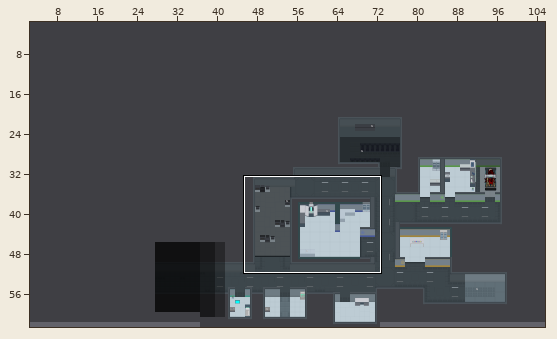
One commit to this Tiled map: Game DeV I Proj/Project The Elect/Content/texture/10_map/01_tile/OperationCenterVI.tmx. The picture above shows the old version from afar; the outline marks the close-up.
Close-up. Earlier state:
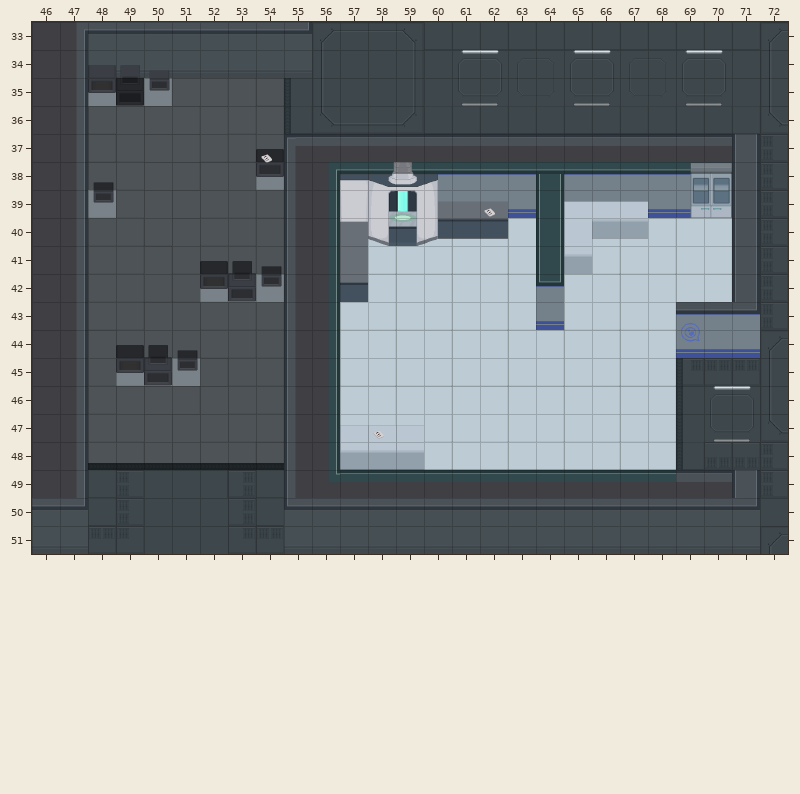
Cells are 64x64 px. Shown: x 46..72, y 33..51. The commit also changed other parts of the map, which this record leaves out. Tiles whose own drawing changed are shown in their newer look in all pictures. Layer "furniture" is drawn 0,-29 px off the grid. Layer "wall_lower" is drawn 0,-36 px off the grid.
And afterwards:
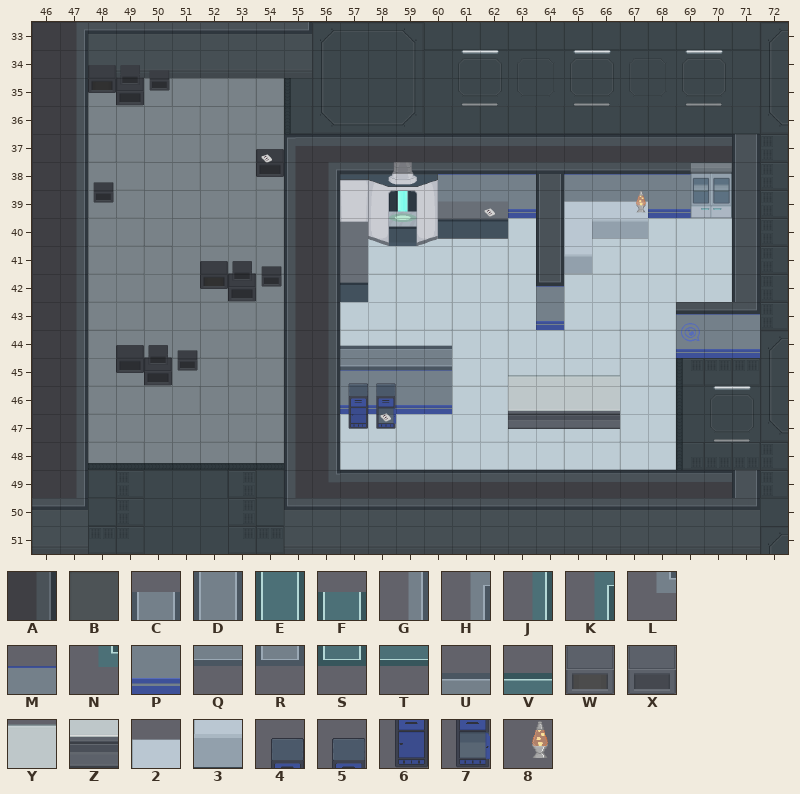
Key: from "00_00_light": A 0, B 5; from "00_00_wall": C 20, D 21, E 24, F 25, G 30, H 32, J 34, K 36, L 62, M 68, N 74, P 78, Q 80, R 81, S 83, T 84, U 90, V 94; from "01_00_furniture": W 4, X 5, Y 21, Z 31, 2 44, 3 64, 4 80, 5 81, 6 90, 7 91; from "ani_01_prop": 8 0.
_ is an empty cell, . an unchanged one.
See-through tiles are keyed as they look on the map.
Changes in this commit:
layer "data6" offset -1,21 -> 16,-18 px
--- layer "background"
@@ x 57..60 @@
-45 ____
-46 ____
+45 MMMM
+46 PPPP
--- layer "wall_lower"
@@ x 57..68 @@
-49 VVVVVVVVVVVV
+49 UUUUUUUUUUUU
--- layer "wall_upper"
@@ x 57..69 @@
-38 TTTTTTTTTTTTT
+38 QQQQQQQQQQQQQ
@@ x 64..64 @@
-42 S
+42 R
@@ x 57..60 @@
-44 ____
-45 ____
+44 UUUU
+45 QQQQ
--- layer "wall_side"
@@ x 56..64 @@
-38 K.......F
-39 J.......E
-40 J.......E
-41 J.......E
-42 J........
-43 J........
-44 J........
-45 J........
-46 J........
-47 J........
-48 J........
-49 N........
+38 H.......C
+39 G.......D
+40 G.......D
+41 G.......D
+42 G........
+43 G........
+44 G........
+45 G........
+46 G........
+47 G........
+48 G........
+49 L........
--- layer "middleground"
@@ x 57..59 @@
-47 222
-48 333
+47 ___
+48 ___
--- layer "furniture"
@@ x 49..66 @@
-45 W.................
-46 ........__....____
-47 ........__....____
+45 X.................
+46 ........45....YYYY
+47 ........67....ZZZZ
--- layer "stuff"
@@ x 67..67 @@
-39 _
+39 8
--- layer "light"
@@ x 48..54 @@
-35 .B.BBBB
-36 BBBBBBB
-37 BBBBBBB
-38 BBBBBB.
-39 .BBBBBB
-40 BBBBBBB
-41 BBBBBBB
-42 BBBB...
-43 BBBBBBB
-44 BBBBBBB
-45 B...BBB
-46 BBBBBBB
-47 BBBBBBB
-48 BBBBBBB
+35 .A.AAAA
+36 AAAAAAA
+37 AAAAAAA
+38 AAAAAA.
+39 .AAAAAA
+40 AAAAAAA
+41 AAAAAAA
+42 AAAA...
+43 AAAAAAA
+44 AAAAAAA
+45 A...AAA
+46 AAAAAAA
+47 AAAAAAA
+48 AAAAAAA
